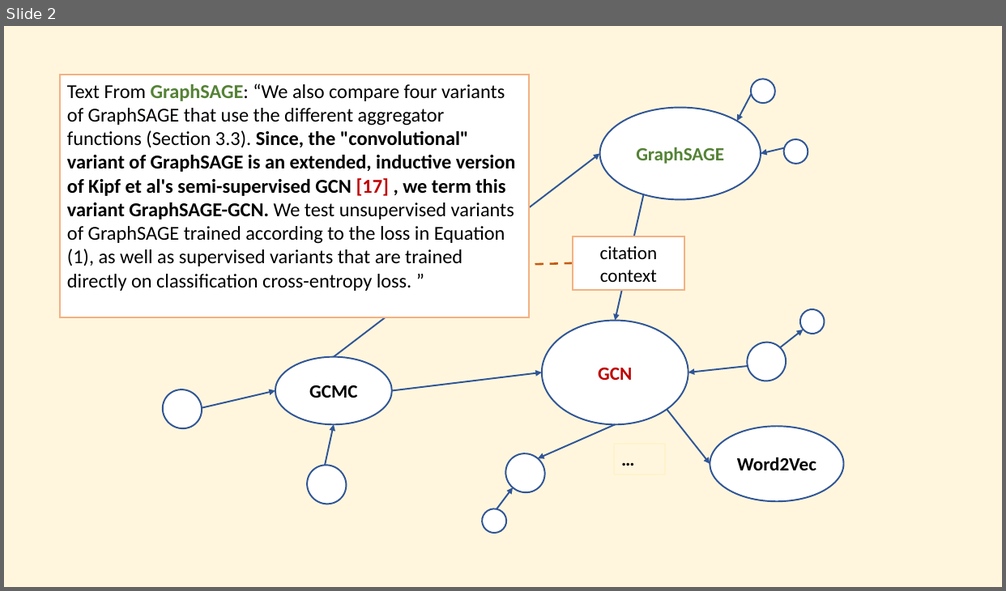
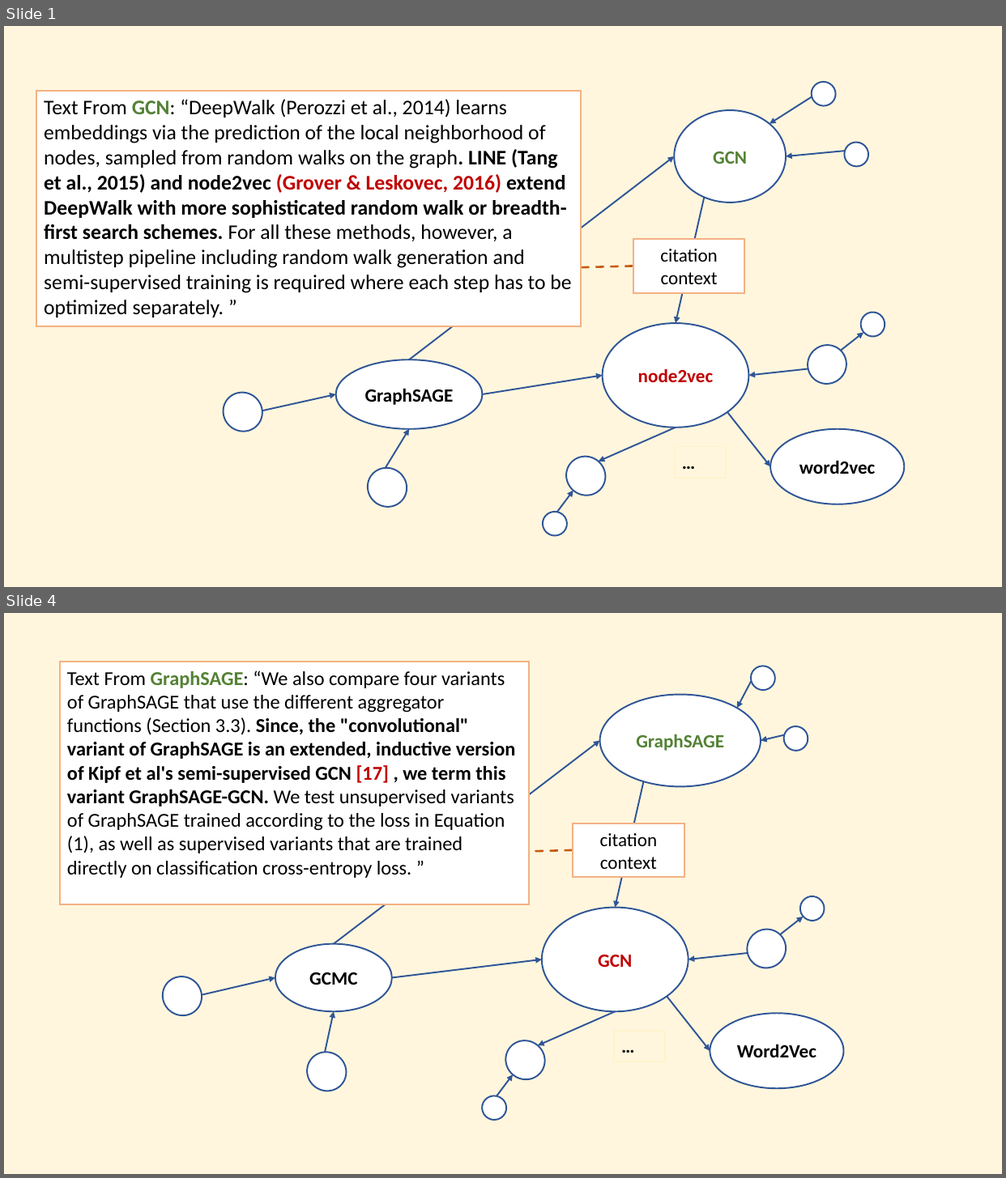
Before and after one commit to DM2-ND/CiteExplainer, a slide deck: resources/graph examples.pptx. Shown one above the other, each under a label of ours: slide 2 before the commit, slides 1 and 4 after it; the slides between them are not shown. The pictures are 1006x591 and 1006x1178 pixels, drawn with LibreOffice and Linux fonts; fonts in the diff are those of the drawing. Boxes give left, top, right and bottom in pixels: in the first picture for what was removed or moved away, otherwise in the second. Text is boxed around its words. In the diff, an @@ line names an element or a change of style, - is before the commit and + after.

```diff
--- a/resources/graph examples.pptx
+++ b/resources/graph examples.pptx
@@ slide 1 added at (4, 26, 1002, 587), background #FFF2CC at 66% opacity @@
@@ rectangle added at (36, 90, 581, 327), fill #FFFFFF, outline #F4B183 1.5 pt, 20 pt, text #000000 @@
+Text From GCN: “DeepWalk (Perozzi et al., 2014) learns embeddings via the prediction of the local neighborhood of nodes, sampled from random walks on the graph. LINE (Tang et al., 2015) and node2vec (Grover & Leskovec, 2016) extend DeepWalk with more sophisticated random walk or breadth-first search schemes. For all these methods, however, a multistep pipeline including random walk generation and semi-supervised training is required where each step has to be optimized separately. ”
@@ arrow added from (812, 97) to (769, 124), #2F5597 1.5 pt @@
@@ ellipse added at (808, 78, 841, 111), fill #FFFFFF, outline #2F5597 1.5 pt @@
@@ ellipse added at (674, 110, 786, 203), fill #FFFFFF, outline #2F5597 1.5 pt, 18 pt, text #548235, bold @@
+GCN
@@ ellipse added at (841, 138, 873, 171), fill #FFFFFF, outline #2F5597 1.5 pt @@
@@ arrow added from (409, 360) to (674, 156), #2F5597 1.5 pt @@
@@ arrow added from (845, 151) to (786, 156), #2F5597 1.5 pt @@
@@ arrow added from (705, 193) to (675, 323), #2F5597 1.5 pt @@
@@ rectangle added at (633, 239, 745, 293), fill #FFFFFF, outline #F4B183 1.5 pt, 18 pt, text #000000 @@
+citation context
@@ line added from (633, 267) to (577, 268), #C55A11 2 pt dashed @@
@@ ellipse added at (859, 310, 887, 339), fill #FFFFFF, outline #2F5597 1.5 pt @@
@@ ellipse added at (602, 323, 749, 427), fill #FFFFFF, outline #2F5597 1.5 pt, 18 pt, text #C00000, bold @@
+node2vec
@@ ellipse added at (800, 337, 854, 391), fill #FFFFFF, outline #2F5597 1.5 pt @@
@@ arrow added from (841, 351) to (863, 333), #2F5597 1.5 pt @@
@@ ellipse added at (335, 360, 483, 429), fill #FFFFFF, outline #2F5597 1.5 pt, 18 pt, text #000000, bold @@
+GraphSAGE
@@ ellipse added at (215, 385, 270, 439), fill #FFFFFF, outline #2F5597 1.5 pt @@
@@ arrow added from (483, 395) to (602, 376), #2F5597 1.5 pt @@
@@ arrow added from (812, 369) to (749, 376), #2F5597 1.5 pt @@
@@ arrow added from (262, 411) to (335, 395), #2F5597 1.5 pt @@
@@ arrow added from (727, 412) to (770, 467), #2F5597 1.5 pt @@
@@ arrow added from (386, 468) to (409, 429), #2F5597 1.5 pt @@
@@ arrow added from (675, 428) to (599, 462), #2F5597 1.5 pt @@
@@ ellipse added at (770, 429, 905, 506), fill #FFFFFF, outline #2F5597 1.5 pt, 18 pt, text #000000, bold @@
+word2vec
@@ ellipse added at (360, 460, 415, 515), fill #FFFFFF, outline #2F5597 1.5 pt @@
@@ ellipse added at (559, 449, 614, 504), fill #FFFFFF, outline #2F5597 1.5 pt @@
@@ rectangle added at (675, 446, 726, 477), outline #FFF2CC 1.5 pt, 18 pt, text #000000, bold @@
+…
@@ ellipse added at (541, 510, 570, 538), fill #FFFFFF, outline #2F5597 1.5 pt @@
@@ arrow added from (557, 513) to (573, 491), #2F5597 1.5 pt @@
@@ what was slide 2 is now slide 4 @@
```
Also in this commit, not shown: 1 slide changed, 1 other slide added, 1 slide removed.
